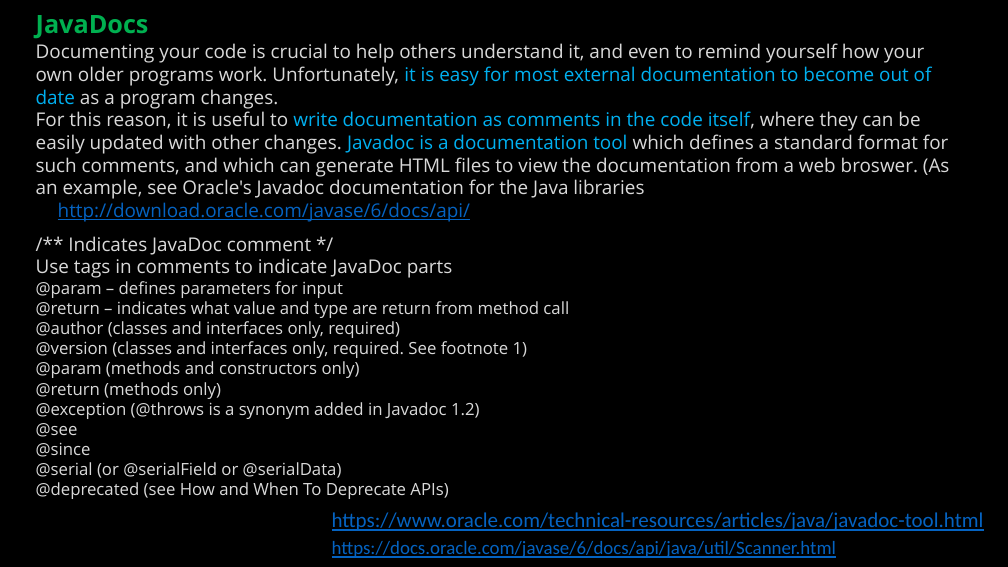
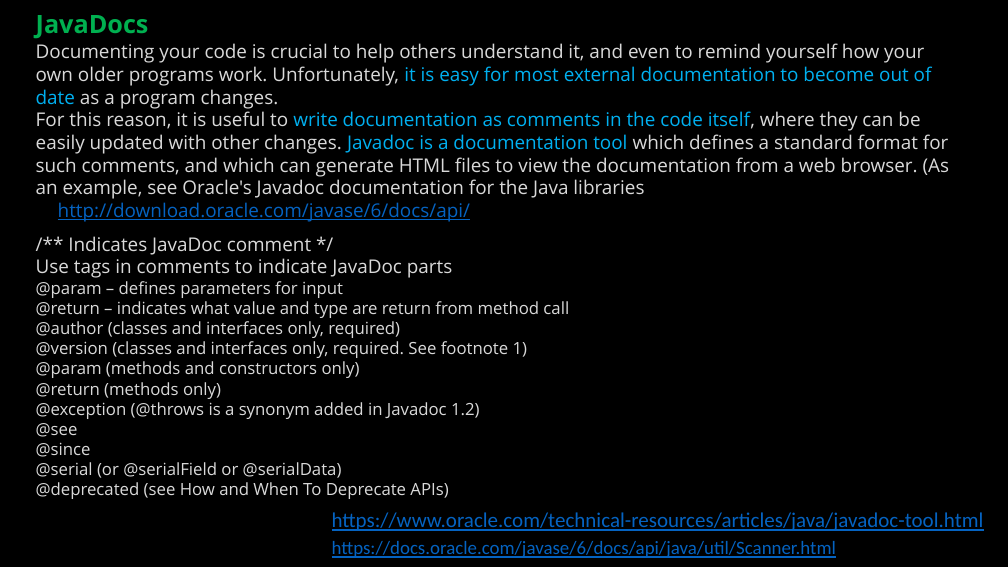
Before and after one commit to ckiefriter1/PT-BESD, a slide deck: slide 12 of Week3/BESD Week 3.pptx (slide 10 before the commit). Drawn at 1008x567 pixels with LibreOffice and Linux fonts; fonts in the diff are those of the drawing. Boxes give left, top, right and bottom in pixels: in the first picture for what was removed or moved away, otherwise in the second. Text is boxed around its words. In the diff, an @@ line names an element or a change of style, - is before the commit and + after.

```diff
--- a/Week3/BESD Week 3.pptx
+++ b/Week3/BESD Week 3.pptx
@@ text at <box>36,111,950,222</box>: text changed @@
-For this reason, it is useful to write documentation as comments in the code itself, where they can be easily updated with other changes. Javadoc is a documentation tool which defines a standard format for such comments, and which can generate HTML files to view the documentation from a web broswer. (As an example, see Oracle's Javadoc documentation for the Java libraries at http://download.oracle.com/javase/6/docs/api/.)
+For this reason, it is useful to write documentation as comments in the code itself, where they can be easily updated with other changes. Javadoc is a documentation tool which defines a standard format for such comments, and which can generate HTML files to view the documentation from a web browser. (As an example, see Oracle's Javadoc documentation for the Java libraries at http://download.oracle.com/javase/6/docs/api/.)
```
Also in this commit, not shown: 2 other slides changed, 1 slide added, 1 slide removed, 22 other files.
